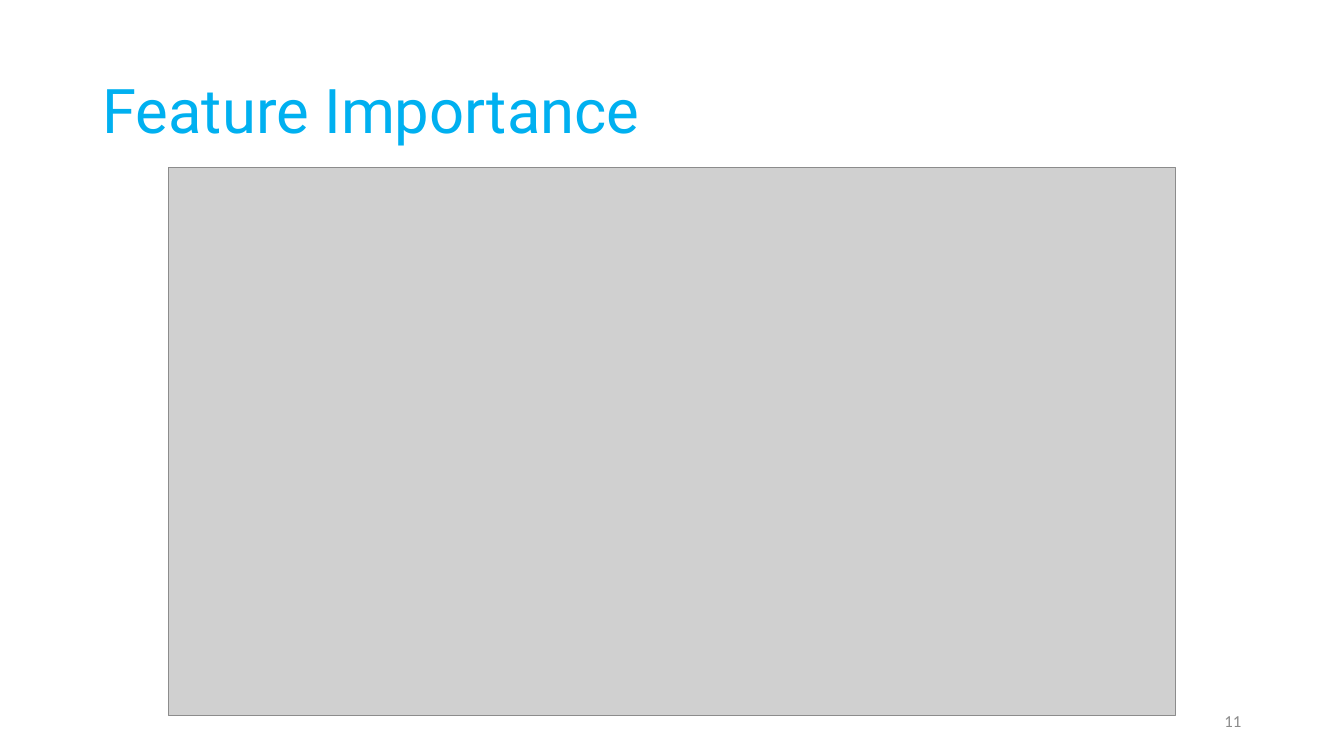
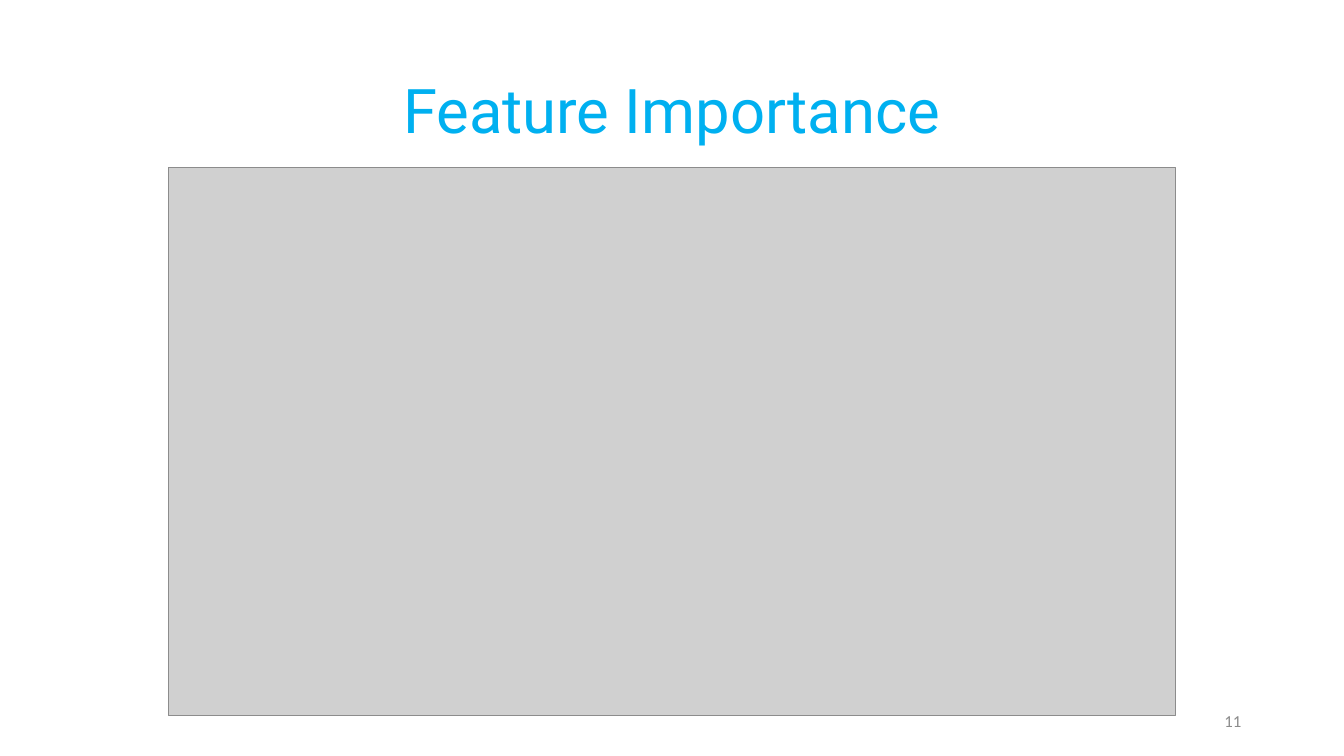
Before and after one commit to hizak/Metis_T5_DS_Projects, a slide deck: slide 11 of Credit Card Fraud Project.pptx. Drawn at 1344x756 pixels with LibreOffice and Linux fonts; fonts in the diff are those of the drawing; grey boxes stand for pictures. Boxes give left, top, right and bottom in pixels: in the first picture for what was removed or moved away, otherwise in the second. Text is boxed around its words. In the diff, an @@ line names an element or a change of style, - is before the commit and + after.

```diff
--- a/Credit Card Fraud Project.pptx
+++ b/Credit Card Fraud Project.pptx
@@ title "Feature Importance" at (403, 89, 940, 146): alignment left to centre @@
```
Also in this commit, not shown: 1 slide added, 1 other file.
